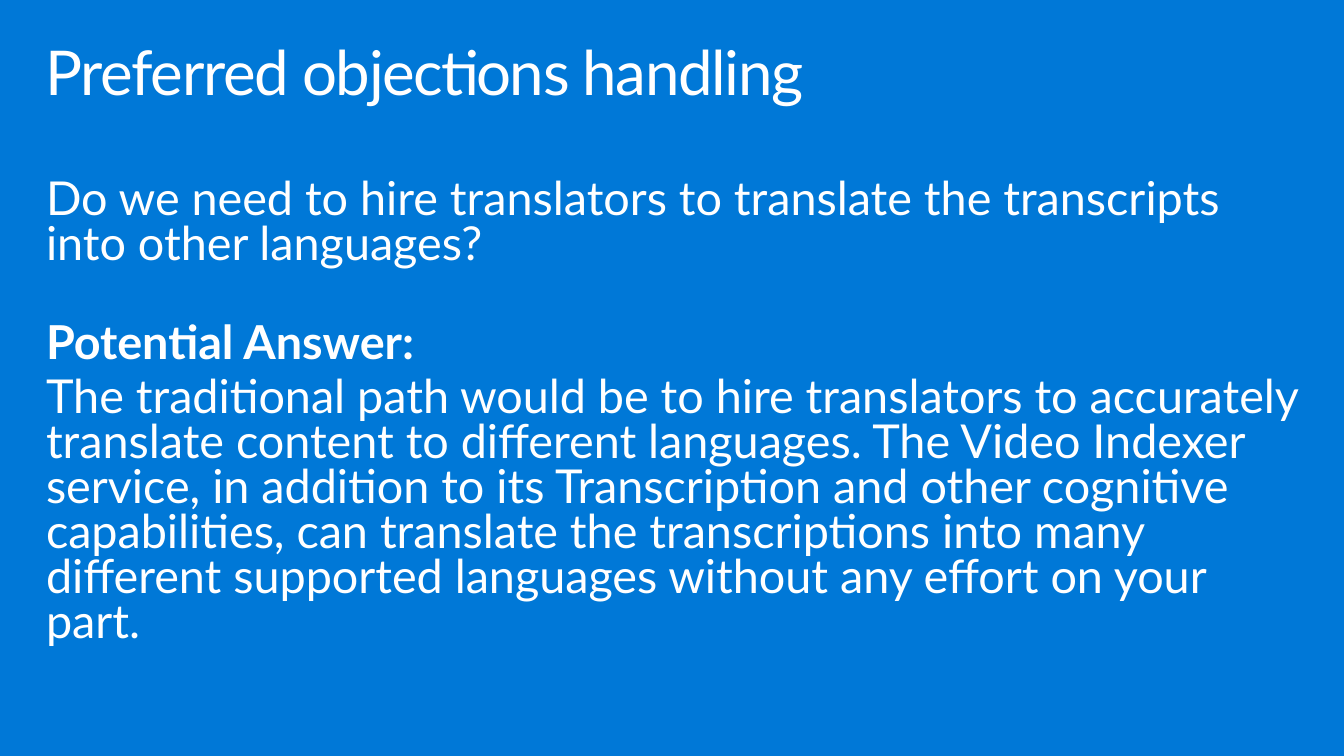
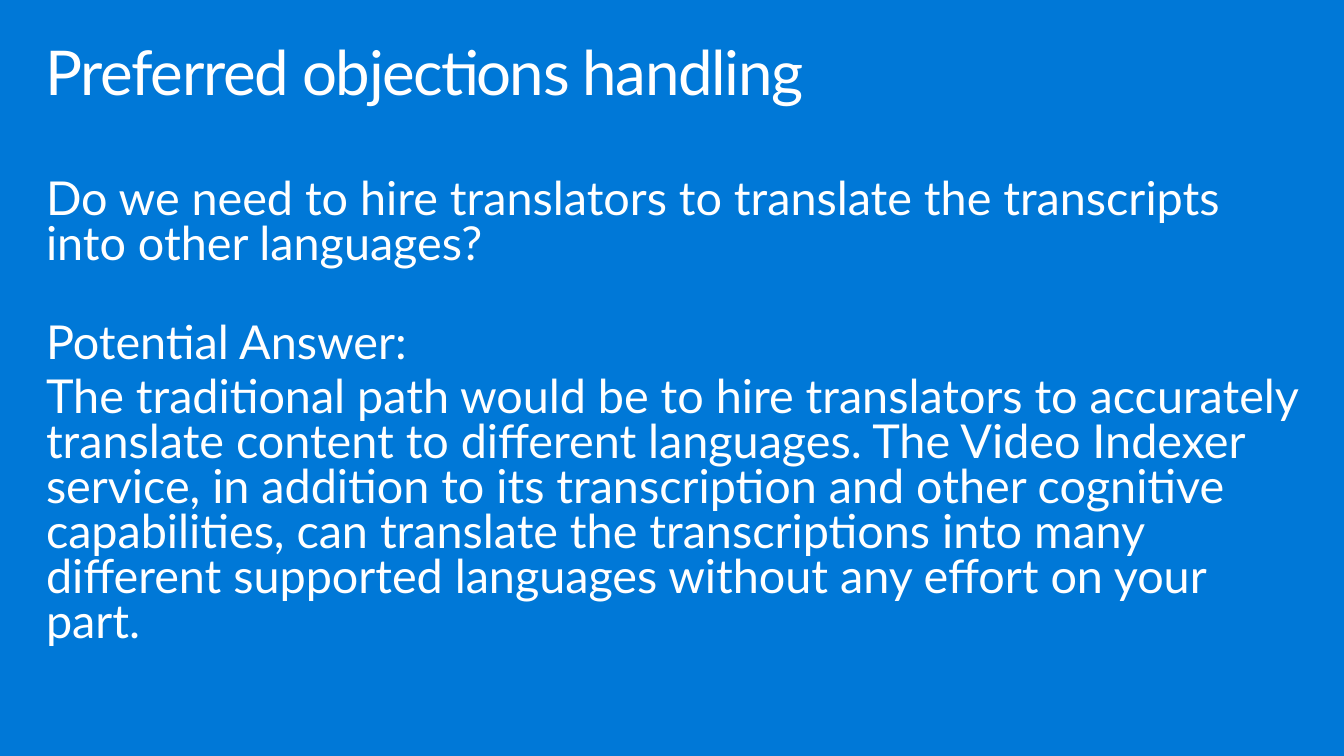
Before and after one commit to tebe372/MCW-Media-AI, a slide deck: slide 24 of WDS/Whiteboard design session trainer presentation - Media AI.pptx. Drawn at 1344x756 pixels with LibreOffice and Linux fonts; fonts in the diff are those of the drawing. Boxes give left, top, right and bottom in pixels: in the first picture for what was removed or moved away, otherwise in the second. Text is boxed around its words. In the diff, an @@ line names an element or a change of style, - is before the commit and + after.

```diff
--- a/WDS/Whiteboard design session trainer presentation - Media AI.pptx
+++ b/WDS/Whiteboard design session trainer presentation - Media AI.pptx
@@ text at [46,324,406,360]: bold off in "Potential Answer:" @@
@@ text at [46,378,1299,646]: text changed @@
-The traditional path would be to hire translators to accurately translate content to different languages. The Video Indexer service, in addition to its Transcription and other cognitive capabilities, can translate the transcriptions into many different supported languages without any effort on your part.
+The traditional path would be to hire translators to accurately translate content to different languages. The Video Indexer service, in addition to its transcription and other cognitive capabilities, can translate the transcriptions into many different supported languages without any effort on your part.
```
Also in this commit, not shown: 15 other slides changed, 2 other files.
